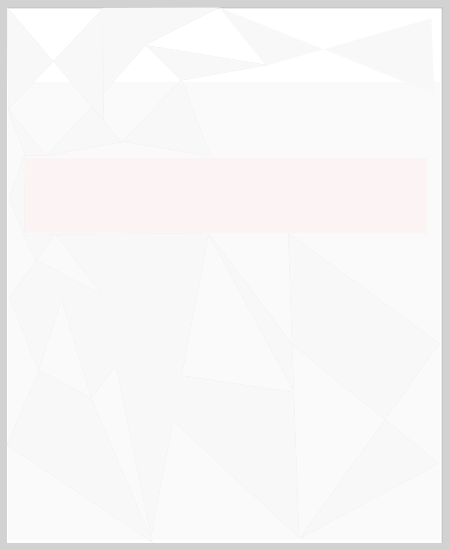
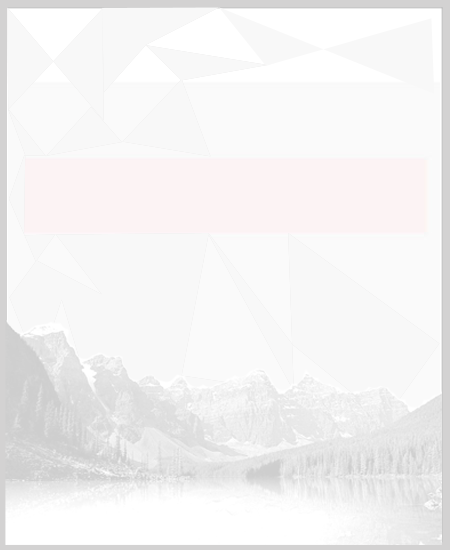
Layers edited between the first and the second 450 x 550 image:
added layer "Layer 3" above "Layer 2" over box(5, 320, 442, 545)
